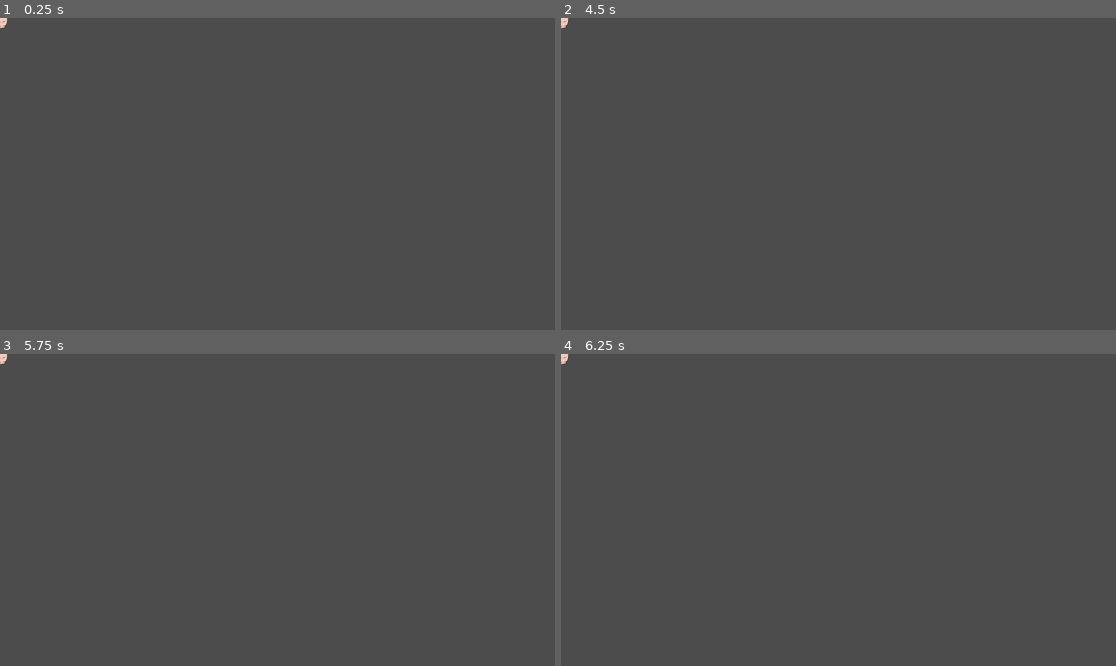
Above: before the commit, frames 1-4 (two rows, left to right).
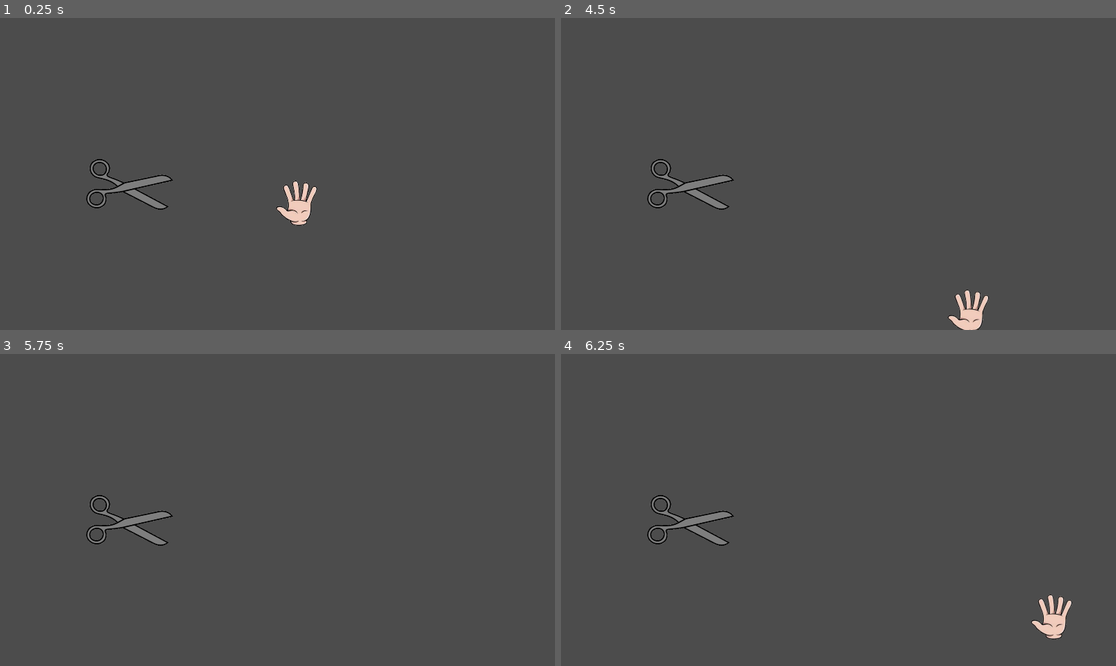
Above: after the commit, the same moments.

Repository: christo4/GDTKJam2019
Game: Godot game, scene res://Scissors Game.tscn
Two runs of this game, one before a commit and one after it. Both use one fixed random seed, a clock stepped at 60 frames per second and the inputs below. This scene is started directly instead of the project's main scene.
Inputs (mouse positions are in pixels of both pictures, inside the frame that each line leads up to):
- Up to frame 1 (0.25 s): no input
- Up to frame 2 (4.5 s): tap Enter at 0.5, 2, 3.5 s; move the mouse to (960, 158) at 0.52 s; tap Space at 1.25, 2.75, 4.25 s; move the mouse to (727, 189) at 1.27 s; move the mouse to (894, 105) at 2.02 s; move the mouse to (810, 236) at 2.77 s; move the mouse to (1005, 220) at 3.52 s; move the mouse to (672, 127) at 4.27 s
- Up to frame 3 (5.75 s): move the mouse to (305, 510) at 5.02 s
- Up to frame 4 (6.25 s): move the mouse to (755, 432) at 5.77 s

The runs differ from the first frame. In frame 1, 1.4% of the frame differs, in the area x 0-58%, y 0-67%; in frame 2, 1.3%; in frame 3, 0.8%; in frame 4, 1.3%.

Commit message:
started on hitboxes and scissor game

Diff:
--- a/GDTK Game Jam 2019/Button Mash Game.tscn
+++ b/GDTK Game Jam 2019/Button Mash Game.tscn
@@ -1,8 +1,8 @@
 [gd_scene load_steps=8 format=2]
 
 [ext_resource path="res://Mash Button.gd" type="Script" id=1]
-[ext_resource path="res://400x300Placeholder.png" type="Texture" id=2]
-[ext_resource path="res://500x400Placeholder.png" type="Texture" id=3]
+[ext_resource path="res://500x400Placeholder.png" type="Texture" id=2]
+[ext_resource path="res://400x300Placeholder.png" type="Texture" id=3]
 [ext_resource path="res://ClickMeter.png" type="Texture" id=4]
 [ext_resource path="res://MeterMarker.png" type="Texture" id=5]
 
@@ -10,12 +10,12 @@
 animations = [ {
 "frames": [ ExtResource( 2 ) ],
 "loop": true,
-"name": "Pressed",
+"name": "Idle",
 "speed": 5.0
 }, {
 "frames": [ ExtResource( 3 ) ],
 "loop": true,
-"name": "Idle",
+"name": "Pressed",
 "speed": 5.0
 } ]
 
@@ -39,7 +39,7 @@
 shape = SubResource( 2 )
 
 [node name="Meter" type="Sprite" parent="."]
-position = Vector2( 960, 256 )
+position = Vector2( 914.24, 256 )
 texture = ExtResource( 4 )
 
 [node name="Marker" type="Sprite" parent="."]
--- /dev/null
+++ b/GDTK Game Jam 2019/Hand.gd
@@ -0,0 +1,17 @@
+extends Area2D
+var mouse_position
+
+# Called when the node enters the scene tree for the first time.
+func _ready():
+	var scissorNode = get_parent().get_node("Scissor")
+	scissorNode.connect("area_entered", self, "hit_scissor")
+	Input.set_mouse_mode(Input.MOUSE_MODE_HIDDEN)  #hides the cursor
+
+
+func _process(delta):
+	mouse_position = get_viewport().get_mouse_position();
+	position = mouse_position
+
+
+func hit_scissor(object_collided):
+	print("Hit scissor")
--- /dev/null
+++ b/GDTK Game Jam 2019/Scissor.gd
@@ -0,0 +1 @@
+extends Area2D
--- a/GDTK Game Jam 2019/Scissors Game.tscn
+++ b/GDTK Game Jam 2019/Scissors Game.tscn
@@ -1,19 +1,36 @@
-[gd_scene load_steps=3 format=2]
+[gd_scene load_steps=6 format=2]
 
-[ext_resource path="res://handsprite.png" type="Texture" id=1]
+[ext_resource path="res://Hand.gd" type="Script" id=1]
+[ext_resource path="res://handsprite1.png" type="Texture" id=2]
+[ext_resource path="res://scissor1.png" type="Texture" id=3]
 
 [sub_resource type="CircleShape2D" id=1]
 radius = 30.0
 
+[sub_resource type="RectangleShape2D" id=2]
+extents = Vector2( 128, 64 )
+
 [node name="Scissors Game" type="Node"]
 
-[node name="Area2D" type="Area2D" parent="."]
+[node name="Hand" type="Area2D" parent="."]
+script = ExtResource( 1 )
+
+[node name="CollisionShape2D" type="CollisionShape2D" parent="Hand"]
+shape = SubResource( 1 )
+
+[node name="Player" type="Sprite" parent="Hand"]
+position = Vector2( 1024, 640 )
+texture = ExtResource( 2 )
+
+[node name="Scissor" type="Area2D" parent="."]
+position = Vector2( 448, 576 )
+z_index = -1
 __meta__ = {
 "_edit_group_": true
 }
 
-[node name="CollisionShape2D" type="CollisionShape2D" parent="Area2D"]
-shape = SubResource( 1 )
+[node name="CollisionShape2D" type="CollisionShape2D" parent="Scissor"]
+shape = SubResource( 2 )
 
-[node name="Sprite" type="Sprite" parent="Area2D"]
-texture = ExtResource( 1 )
+[node name="Sprite" type="Sprite" parent="Scissor"]
+texture = ExtResource( 3 )
Binary file removed: GDTK Game Jam 2019/handsprite.png
Binary file added: GDTK Game Jam 2019/handsprite1.png
Not shown, changed: GDTK Game Jam 2019/handsprite1.png.import
Binary file added: GDTK Game Jam 2019/scissor1.png
Not shown, added: GDTK Game Jam 2019/scissor1.png.import
